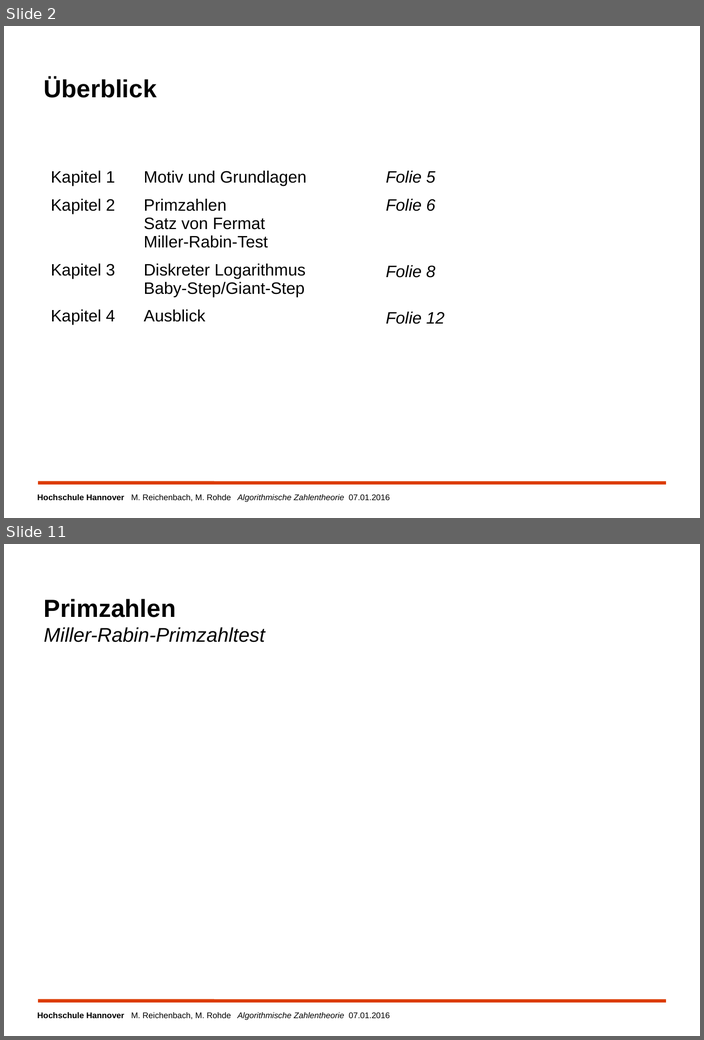
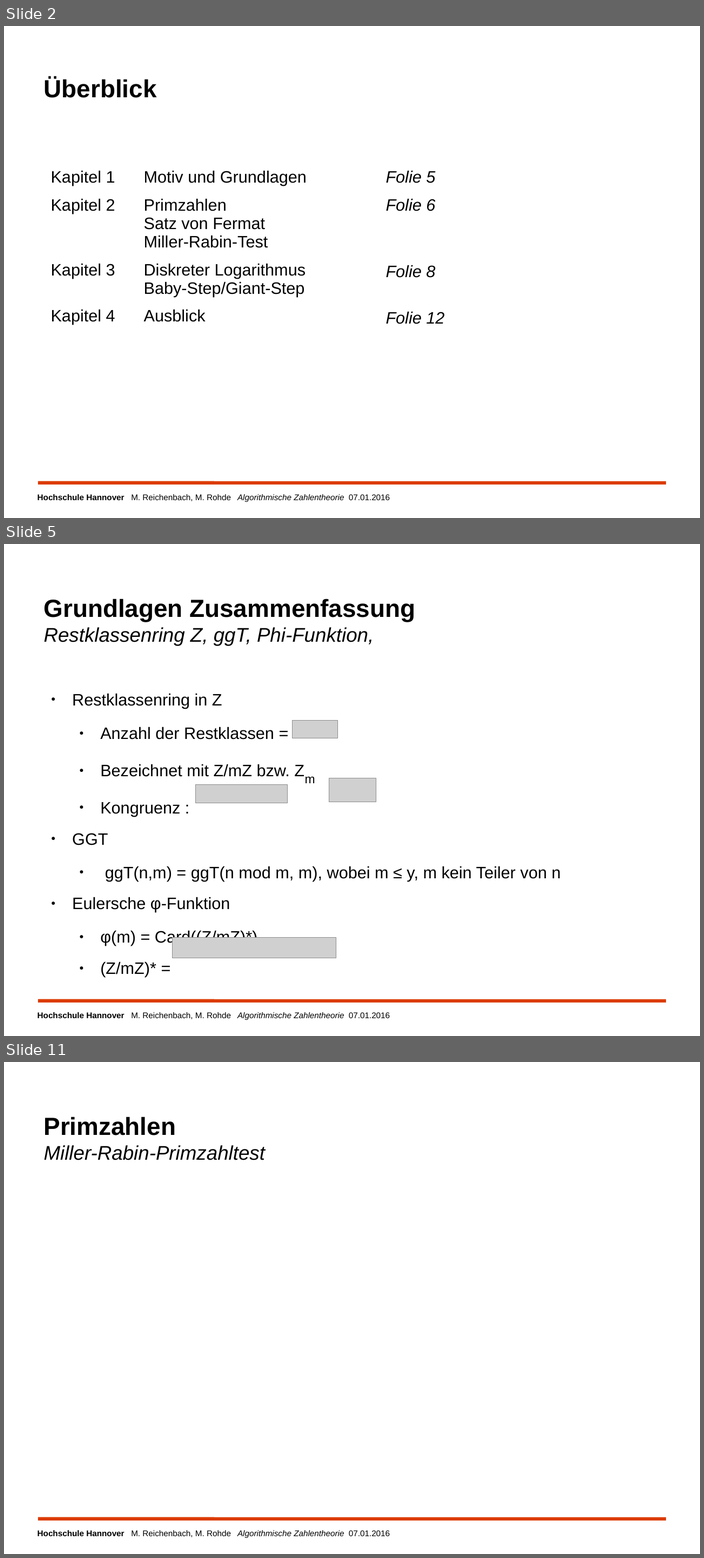
Before and after one commit to MReichenbach/SeminarAK, a slide deck: vortrag/AuKSeminarZahlentheorie.odp. Shown one above the other, each under a label of ours: slides 2 and 11 before the commit, slides 2, 5 and 11 after it; the slides between them are not shown. The pictures are 704x1040 and 704x1558 pixels, drawn with LibreOffice and Linux fonts; fonts in the diff are those of the drawing; grey boxes stand for pictures; background and template pictures are left out. Boxes give left, top, right and bottom in pixels: in the first picture for what was removed or moved away, otherwise in the second. Text is boxed around its words. In the diff, an @@ line names an element or a change of style, - is before the commit and + after.

```diff
--- a/vortrag/AuKSeminarZahlentheorie.odp
+++ b/vortrag/AuKSeminarZahlentheorie.odp
@@ slide 5 added at (4,544,700,1036), background #FFFFFF; not listed: 2 template elements that a slide beside it also shows @@
@@ title added at (44,599,415,646), 24 pt, text #000000, italic @@
+Grundlagen Zusammenfassung
+Restklassenring Z, ggT, Phi-Funktion,
@@ text added at (72,693,560,977), 20 pt, text #000000 @@
+● Restklassenring in Z
+  ● Anzahl der Restklassen =
+  ● Bezeichnet mit Z/mZ bzw. Zm
+  ● Kongruenz :
+● GGT
+  ● ggT(n,m) = ggT(n mod m, m), wobei m ≤ y, m kein Teiler von n
+● Eulersche φ-Funktion
+  ● φ(m) = Card((Z/mZ)*)
+  ● (Z/mZ)* =
@@ picture added at (292,720,338,738) @@
@@ picture added at (196,785,287,803) @@
@@ picture added at (329,778,376,802) @@
@@ picture added at (172,937,337,958) @@
```
Also in this commit, not shown: 4 slides changed, 4 other slides added, 4 slides removed, 2 other files.
